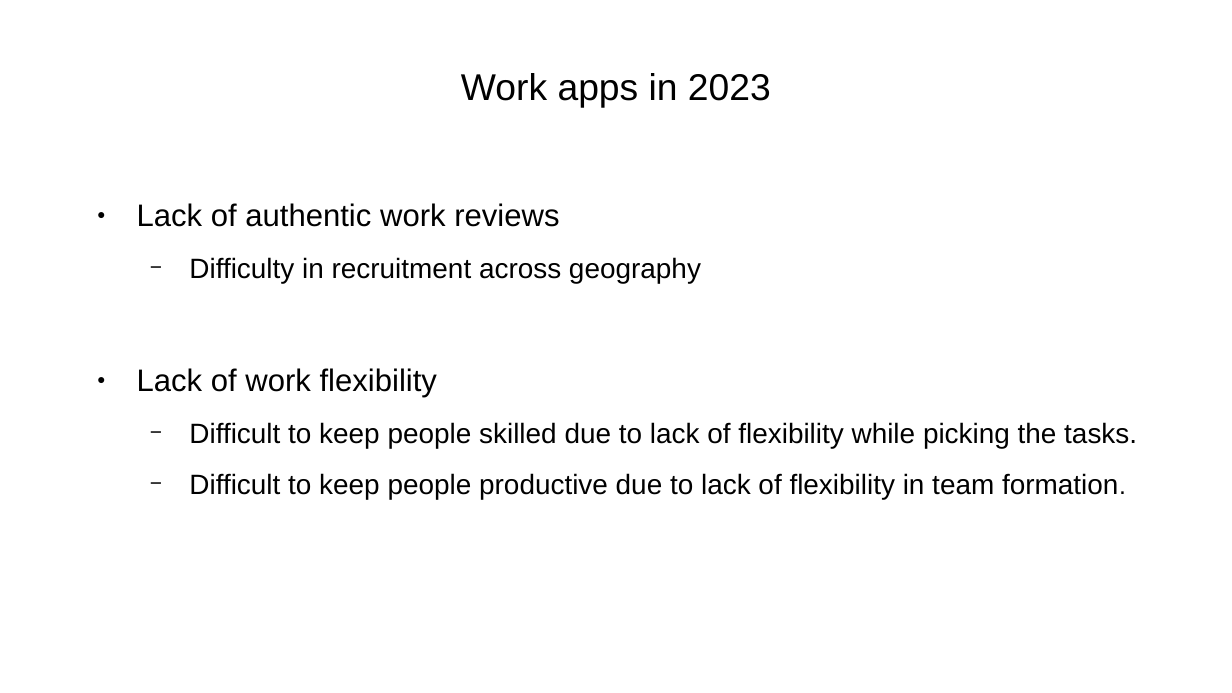
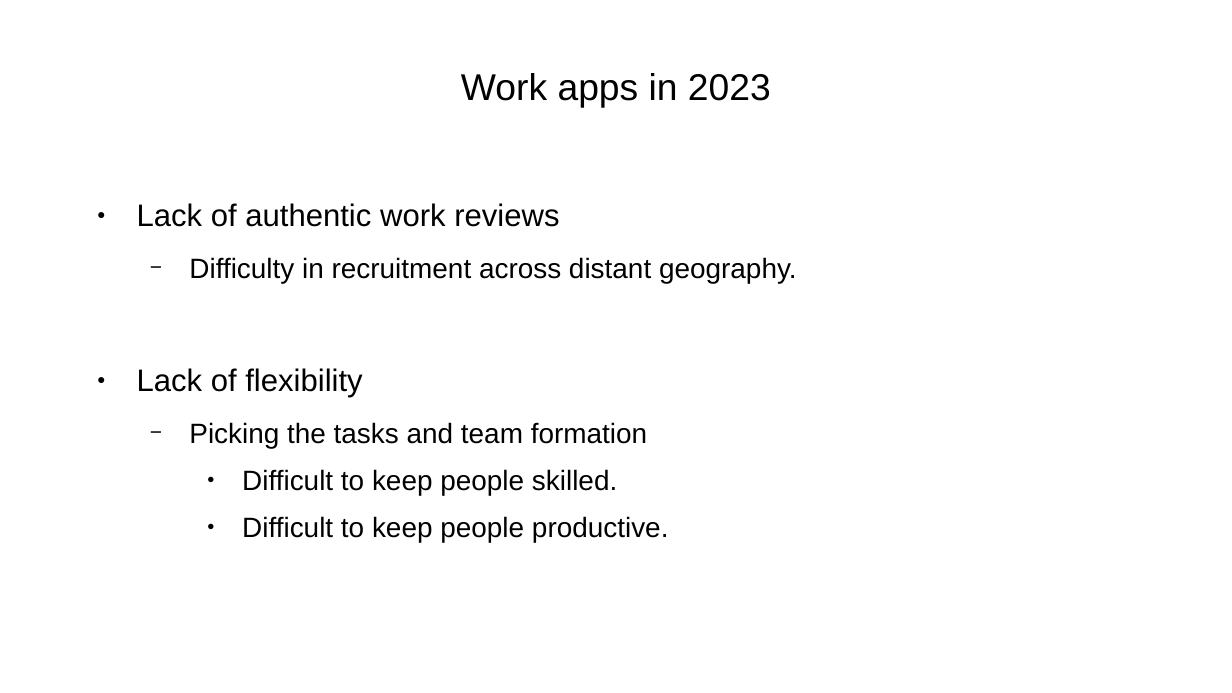
Before and after one commit to yashp241195/startupPitch, a slide deck: slide 11 of pitch.odp. Drawn at 1232x693 pixels with LibreOffice and Linux fonts; fonts in the diff are those of the drawing. Boxes give left, top, right and bottom in pixels: in the first picture for what was removed or moved away, otherwise in the second. Text is boxed around its words. In the diff, an @@ line names an element or a change of style, - is before the commit and + after.

```diff
--- a/pitch.odp
+++ b/pitch.odp
@@ text at [137,257,797,542]: text changed @@
-  − Difficulty in recruitment across geography
-● Lack of work flexibility
-  − Difficult to keep people skilled due to lack of flexibility while picking the tasks.
-  − Difficult to keep people productive due to lack of flexibility in team formation.
+  − Difficulty in recruitment across distant geography.
+● Lack of flexibility
+  − Picking the tasks and team formation
+    ● Difficult to keep people skilled.
+    ● Difficult to keep people productive.
```
Also in this commit, not shown: 8 other slides changed, 3 slides added, 4 slides removed, 1 other file.
